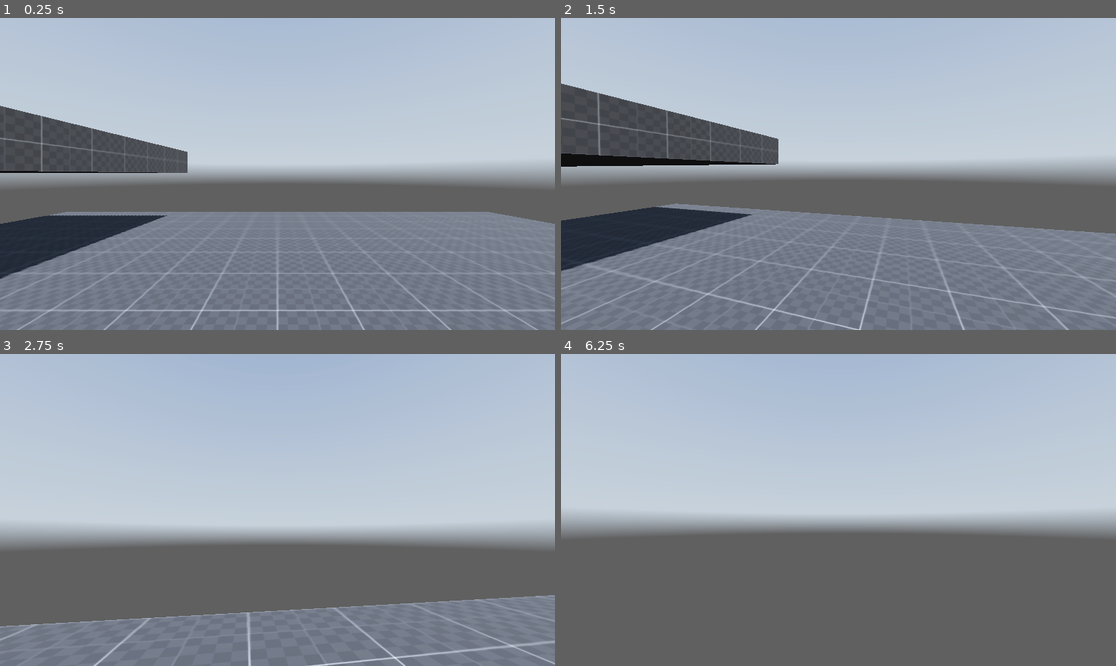
Above: before the commit, frames 1-4 (two rows, left to right).
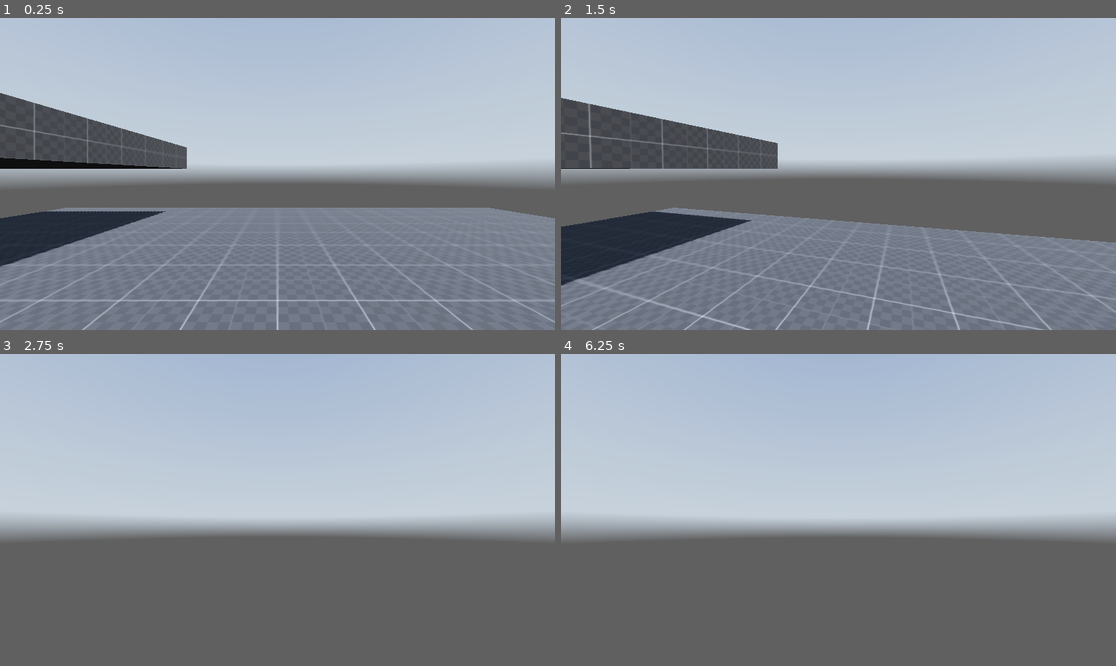
Above: after the commit, the same moments.

Repository: minty26/Godot-3d-Game
Game: Godot game, scene res://scenes/main.tscn
The game is run twice, just before and just after one commit, with the same random seed, the same clock (stepped at 60 frames per second) and the same inputs. A sky picture missing from this copy of the repository is replaced by a grey-blue gradient.
Inputs (mouse positions are in pixels of both pictures, inside the frame that each line leads up to):
- Up to frame 1 (0.25 s): no input
- Up to frame 2 (1.5 s): tap Enter (ui_accept) at 0.5, 0.8, 1.35 s; move the mouse to (866, 174) at 0.52 s; hold Ctrl (crouch) 0.53-1.28 s; hold W (forward) from 0.53 s (still down); tap Space (jump, bound only after the commit) at 0.77, 1.07 s; move the mouse to (810, 174) at 1.27 s
- Up to frame 3 (2.75 s): keep holding W (forward); tap Space (jump, bound only after the commit) at 1.52, 1.55, 1.82, 2.1 s; move the mouse to (288, 503) at 2.02 s; hold Ctrl (crouch) from 2.03 s (still down)
- Up to frame 4 (6.25 s): move the mouse to (832, 516) at 2.77 s; release Ctrl (crouch) at 2.78 s; tap Ctrl (crouch) at 2.85, 4.55 s; tap Space (jump, bound only after the commit) at 3.02, 3.32, 3.77, 3.8, 4.07, 4.52, 4.82, 6.02, 6.05 s; tap Enter (ui_accept) at 3.05, 3.5, 4.25, 4.35, 5, 5.3, 5.75, 5.85 s; move the mouse to (877, 513) at 3.52 s; hold Shift (sprint) 3.53-4.28 s; move the mouse to (794, 506) at 4.27 s; move the mouse to (844, 510) at 5.02 s; hold Ctrl (crouch) 5.03-5.78 s; move the mouse to (816, 503) at 5.77 s; release W (forward) at 5.78 s; hold D (right) from 5.78 s (still down)

The runs differ from the first frame. In frame 1, 7.0% of the frame differs, in the area x 0-100%, y 24-100%; in frame 2, 8.6%; in frame 3, 25%, in the area x 0-100%, y 53-100%; in frame 4, 1.5%.

Commit message:
added pleasant crouching, plus major fixes

Diff:
--- a/project.godot
+++ b/project.godot
@@ -19,7 +19,7 @@
 
 forward={
 "deadzone": 0.5,
-"events": [Object(InputEventKey,"resource_local_to_scene":false,"resource_name":"","device":-1,"window_id":0,"alt_pressed":false,"shift_pressed":false,"ctrl_pressed":false,"meta_pressed":false,"pressed":false,"keycode":87,"physical_keycode":87,"key_label":87,"unicode":119,"echo":false,"script":null)
+"events": [Object(InputEventKey,"resource_local_to_scene":false,"resource_name":"","device":-1,"window_id":0,"alt_pressed":false,"shift_pressed":false,"ctrl_pressed":false,"meta_pressed":false,"pressed":false,"keycode":0,"physical_keycode":87,"key_label":0,"unicode":119,"echo":false,"script":null)
 ]
 }
 backward={
@@ -47,3 +47,8 @@
 "events": [Object(InputEventKey,"resource_local_to_scene":false,"resource_name":"","device":-1,"window_id":0,"alt_press …(182 unchanged characters)…
 ]
 }
+jump={
+"deadzone": 0.5,
+"events": [Object(InputEventKey,"resource_local_to_scene":false,"resource_name":"","device":-1,"window_id":0,"alt_pressed":false,"shift_pressed":false,"ctrl_pressed":false,"meta_pressed":false,"pressed":false,"keycode":0,"physical_keycode":32,"key_label":0,"unicode":32,"echo":false,"script":null)
+]
+}
--- a/scenes/player.tscn
+++ b/scenes/player.tscn
@@ -11,7 +11,7 @@
 
 [node name="RayCast3D" type="RayCast3D" parent="."]
 transform = Transform3D(-1, 0, -8.74228e-08, 0, 1, 0, 8.74228e-08, 0, -1, 0, 2, 0)
-target_position = Vector3(0, 2, 0)
+target_position = Vector3(0, 3, 0)
 
 [node name="CSGMesh3D" type="CSGMesh3D" parent="."]
 transform = Transform3D(-1, 0, -8.74228e-08, 0, 1, 0, 8.74228e-08, 0, -1, 0, 1, 0)
@@ -22,8 +22,16 @@
 shape = SubResource("CapsuleShape3D_eswk3")
 
 [node name="head" type="Node3D" parent="."]
-transform = Transform3D(1, 0, 0, 0, 1, 0, 0, 0, 1, 0, 2.21918, 0)
+transform = Transform3D(1, 0, 0, 0, 1, 0, 0, 0, 1, 0, 1.6, 0)
 
-[node name="Camera3D" type="Camera3D" parent="head"]
-transform = Transform3D(1, 0, 0, 0, 1, 0, 0, 0, 1, 0, -0.419427, -0.318674)
+[node name="eyes" type="Node3D" parent="head"]
+transform = Transform3D(1, 0, 0, 0, 1, 0, 0, 0, 1, 0, 0, -0.429214)
+
+[node name="Camera3D" type="Camera3D" parent="head/eyes"]
 current = true
+
+[node name="CSGSphere3D" type="CSGSphere3D" parent="head/eyes"]
+transform = Transform3D(0.1, 0, 0, 0, 0.1, 0, 0, 0, 0.1, 0.181, 0, -0.039)
+
+[node name="CSGSphere3D2" type="CSGSphere3D" parent="head/eyes"]
+transform = Transform3D(0.1, 0, 0, 0, 0.1, 0, 0, 0, 0.1, -0.181, 0, -0.039)
--- a/scripts/player.gd
+++ b/scripts/player.gd
@@ -4,6 +4,7 @@
 @onready var standing_collision_shape = $standing_collision_shape
 @onready var raycast = $RayCast3D
 @onready var player = %player
+@onready var camera = $head/Camera3D
 
 var current_speed = 5.0
 
@@ -14,6 +15,8 @@
 const jump_velocity = 4.5
 
 const mouse_sense = 0.3
+
+const crouching_height = 0.7
 
 var lerp_speed = 10.0
 
@@ -26,7 +29,6 @@
 
 var crouching = false
 var intendingToStand = false
-
 
 func _ready():
 	Input.set_mouse_mode(Input.MOUSE_MODE_CAPTURED)
@@ -42,6 +44,8 @@
 var in_the_process_of_uncrouching = false
 var t = 0.0
 var current_scale : Vector3
+var crouch_in_air_count = 0
+
 
 func setCrouch(yes):
 	if yes:
@@ -68,6 +72,7 @@
 		print(raycast.get_collider())
 		if not raycast.is_colliding():
 			setCrouch(false)
+			crouch_in_air_count += 1
 		else:
 			intendingToStand = true
 
@@ -79,19 +84,49 @@
 	#do the crouch
 
 	# tweakable
-	var local_crouch_speed = 4.0
+	var local_crouch_speed = 0.1 / delta
 
+	# pressing control and going into crouch
 	if in_the_process_of_crouching:
+		# progress the 'animation'
 		t += local_crouch_speed * delta
-		player.set_scale(Vector3(1.0,lerp(current_scale.y,0.5,t),1.0))
-	if t >= 1.0:
-		in_the_process_of_crouching = false
+		# only go into crouch with camera movement if on the ground
+		if is_on_floor():
+			player.set_scale(Vector3(1.0,lerp(current_scale.y,crouching_height,t),1.0))
+		# if not on the ground, do it a bit differently
+		if not is_on_floor():
+			# once youve crouched mid air, you stay crouching
+			if crouch_in_air_count < 1:
+				# resizes you over time but also moves you up at the same rate; crouching you up
+				player.set_scale(Vector3(1.0,lerp(current_scale.y,crouching_height,t),1.0))
+				player.transform.origin.y += (current_scale.y - (crouching_height * current_scale.y))/4
+		if t >= 1.0:
+			# once 'animation' complete, disabled ability to uncrouch
+			in_the_process_of_crouching = false
+			crouch_in_air_count += 1
 
-	if in_the_process_of_uncrouching:
+	# released control, and going into a standing position
+	elif in_the_process_of_uncrouching:
+		# start 'animation'
 		t += local_crouch_speed * delta
-		player.set_scale(Vector3(1.0,lerp(current_scale.y,1.0,t),1.0))
-	if t >= 1.0:
-		in_the_process_of_uncrouching = false
+		if is_on_floor():
+			# resizes you back up after landing, or just resizes you normally
+			player.set_scale(Vector3(1.0,lerp(current_scale.y,1.0,t),1.0))
+			#player.transform.origin.y -= (current_scale.y - (crouching_height * current_scale.y))/2
+		else:
+			pass
+			#crouch_in_air_count += 1
+		if t >= 1.0:
+			# since 'animation' is complete, you're no longer uncrouching; hence just standing
+			in_the_process_of_uncrouching = false
+
+	# if you're not holding crouch, and you're on the ground, resest air crouch counter, and uncrouch
+	if not Input.is_action_pressed("crouch") and is_on_floor():
+		crouch_in_air_count = 0
+		if not raycast.is_colliding():
+			setCrouch(false)
+		else:
+			intendingToStand = true
 
 
 	#if raycast.is_colliding():
@@ -115,7 +150,7 @@
 		velocity.y -= gravity * delta
 
 	# Handle jump.
-	if Input.is_action_just_pressed("ui_accept") and is_on_floor():
+	if Input.is_action_just_pressed("jump") and is_on_floor():
 		velocity.y = jump_velocity
 
 	# Get the input direction and handle the movement/deceleration.
